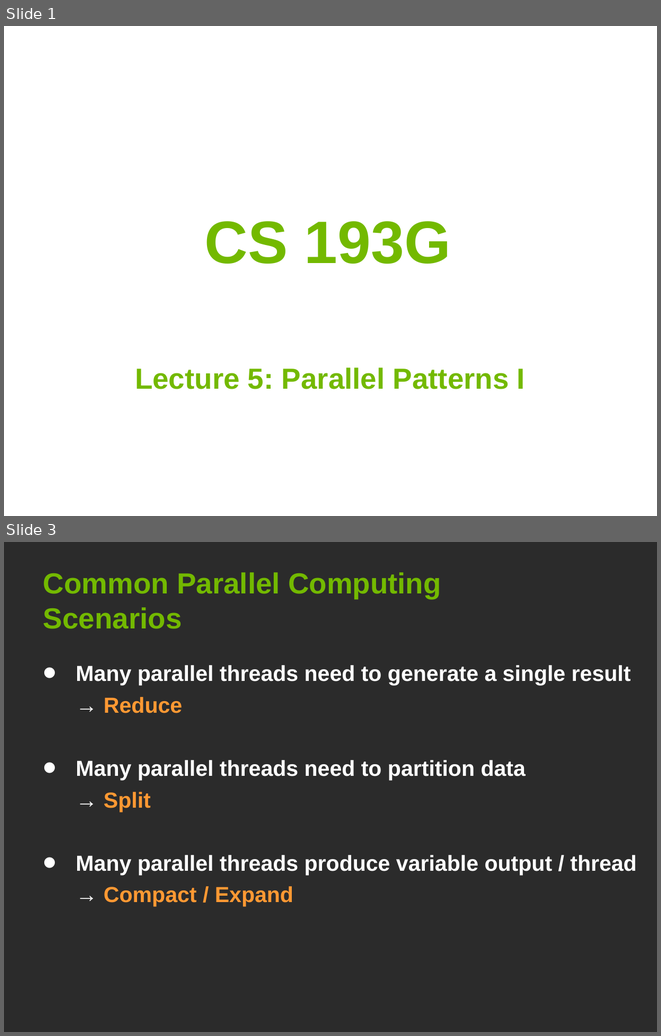
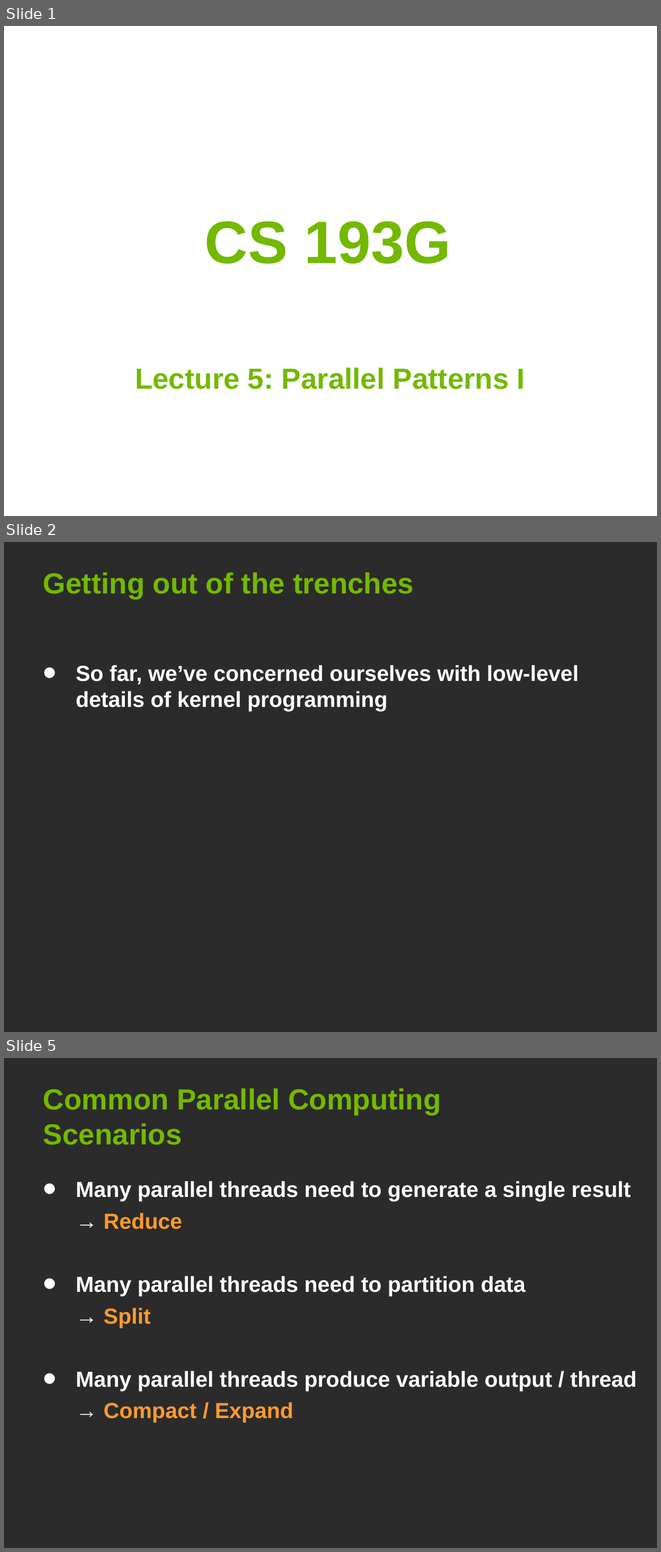
Before and after one commit to deeperlearning/stanford-cs193g-sp2010, a slide deck: lectures/lecture_6/parallel_patterns_1.ppt. Shown one above the other, each under a label of ours: slides 1 and 3 before the commit, slides 1, 2 and 5 after it; the slides between them are not shown. The pictures are 661x1036 and 661x1552 pixels, drawn with LibreOffice and Linux fonts; fonts in the diff are those of the drawing; background and template pictures are left out; a plain dark background stands for a picture behind light text. Boxes give left, top, right and bottom in pixels: in the first picture for what was removed or moved away, otherwise in the second. Text is boxed around its words. In the diff, an @@ line names an element or a change of style, - is before the commit and + after.

```diff
--- a/lectures/lecture_6/parallel_patterns_1.ppt
+++ b/lectures/lecture_6/parallel_patterns_1.ppt
@@ slide 2 added at box(4, 542, 657, 1032), background picture (left out) @@
@@ title added at box(43, 572, 414, 599), 32 pt, text #73B900, bold @@
+Getting out of the trenches
@@ text added at box(76, 665, 579, 712), 24 pt, text #FFFFFF, bold @@
+• So far, we’ve concerned ourselves with low-level details of kernel programming
@@ what was slide 3 is now slide 5 @@
```
Also in this commit, not shown: 9 slides changed, 1 other slide added.
